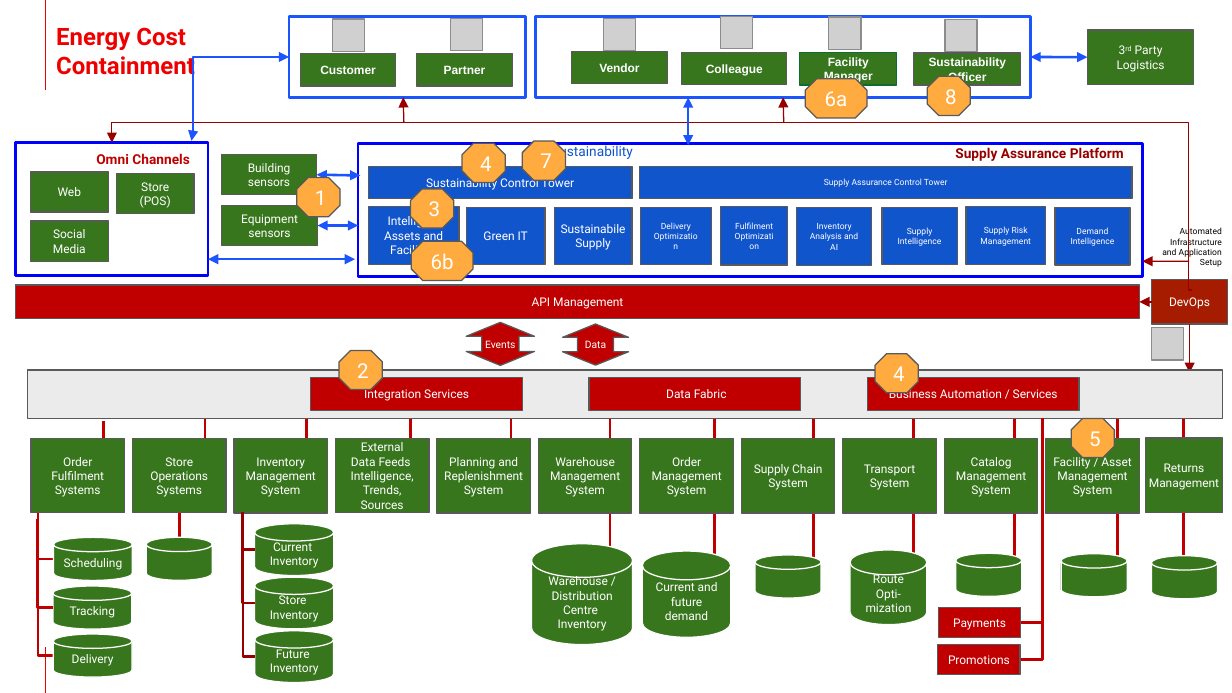
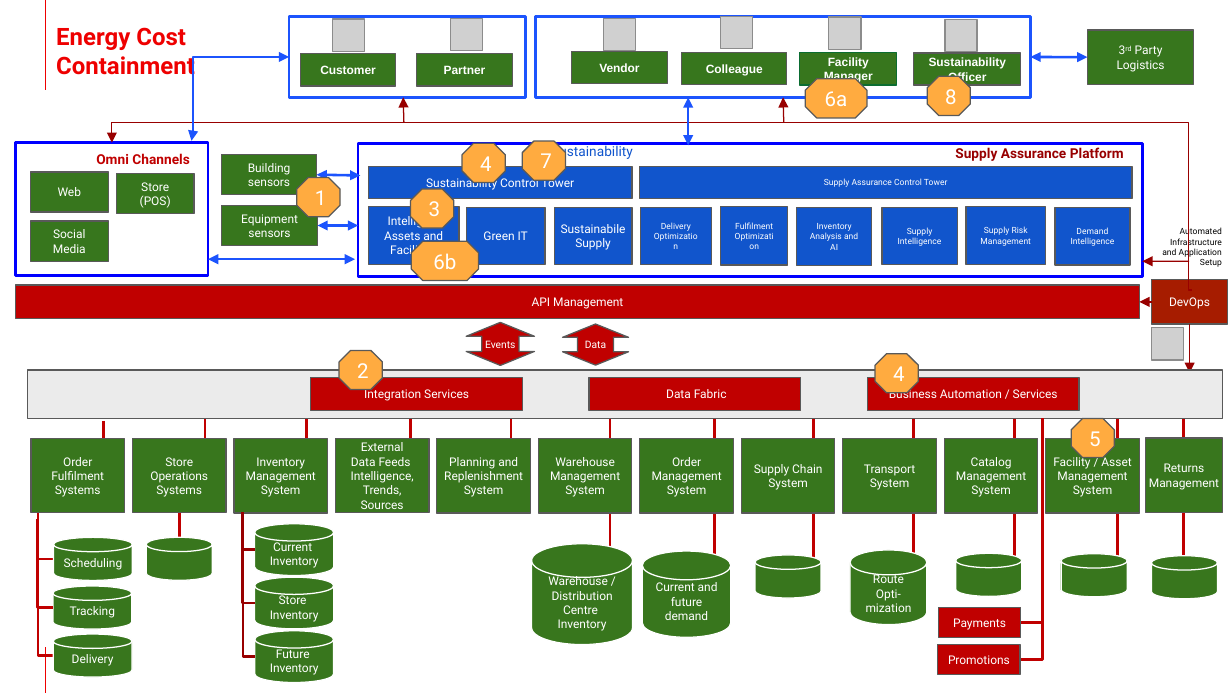
Before and after one commit to brucedkyle/architectures, a slide deck: slide 15 of docs/supplychain/downloads/SupplyChainOptimization.ReferenceArchitecture.pptx (slide 14 before the commit). Drawn at 1232x693 pixels with LibreOffice and Linux fonts; fonts in the diff are those of the drawing; grey boxes stand for pictures; background and template pictures are left out. Boxes give left, top, right and bottom in pixels: in the first picture for what was removed or moved away, otherwise in the second. Text is boxed around its words. In the diff, an @@ line names an element or a change of style, - is before the commit and + after.

```diff
--- a/docs/supplychain/downloads/SupplyChainOptimization.ReferenceArchitecture.pptx
+++ b/docs/supplychain/downloads/SupplyChainOptimization.ReferenceArchitecture.pptx
@@ octagon "6b": place and size @@
-octagon "6b" at [411,241,473,281]
+octagon "6b" at [411,241,479,281]
```
Also in this commit, not shown: 1 slide added, 7 other files.
